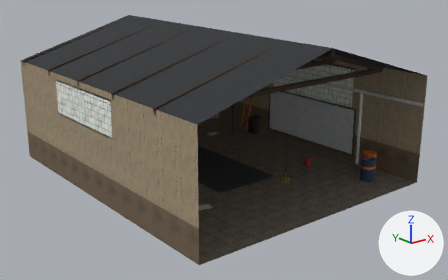
The glTF model out/env/garage.glb as it was, and as the next commit left it.
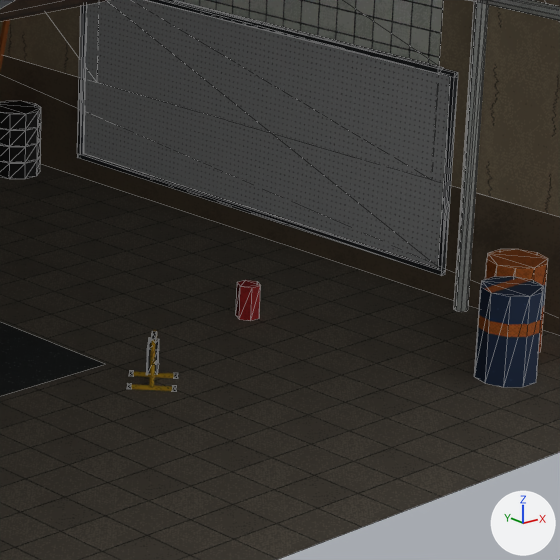
Each version appears first whole from a camera (50 mm lens) standing at (-15.38, -20.54, 9.18) and looking at (0.1, -1.2, 1.44), and next in a close-up on the part from 56% to 85% of the width and 33% to 79% of the height. The axes (+X, +Y, +Z) are drawn at lower right. The lights are the same throughout. The last two pictures show the newer version. The close-ups show mesh edges as thin lines. Vertices at exactly the same position are counted once.

In view in the first close-up: 'EMIT_window', 'barrel_b', 'barrel_o', 'beam', 'bucket', 'epoxy', 'floor', 'pegwhite', 'plaster', 'plaster_low', 'rubber', 'steel' and 4 more.
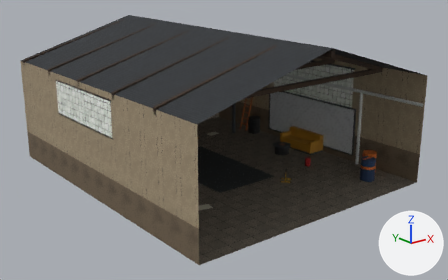
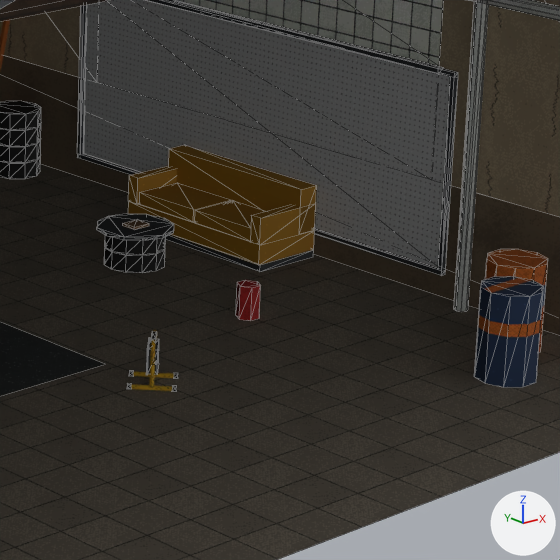
Changed parts and their boxes (x1, y1, x2, y2) in the close-ups (560 x 560 px):
'leather', added (brown)
    after: (128, 145, 317, 265)
'cardboard', reshaped (not visible before)
    after: (122, 219, 149, 230)
part 2 of me_rubber, added
    after: (104, 247, 165, 273)
part 3 of me_rubber, added
    after: (105, 235, 166, 255)
part 4 of me_steel, added
    after: (166, 235, 313, 272)
part 5 of me_steel, added
    after: (97, 214, 174, 240)

Edits to the bpy script that builds the scene:
```text
Add img_leather:
    img_leather = load_image('leather', '_unpacked/leather', 64, 64, 'sRGB')
Add mat_leather:
    mat_leather = principled_material('leather')
    mat_leather.texture = img_leather
    mat_leather.roughness = 0.9
Change me_cardboard:
    used by ob_cardboard; location = (0.0, 0.0, 0.0)
    remove me_cardboard.from_pydata(...)  # 8 vertices, 12 faces; spans x 1.0..2.0, y 4.8..5.6, z 2.7..3.2
    add me_cardboard.from_pydata(...)  # 16 vertices, 24 faces; spans x 1.0..3.85, y -1.0..5.6, z 0.44..3.2
    me_cardboard part 1: a new loose piece, a box spanning x 3.63..3.85, y -1.0..-0.82, z 0.44..0.47, in mat_cardboard (picture img_cardboard)
Change me_rubber:
    used by ob_rubber; location = (0.0, 0.0, 0.0)
    remove me_rubber.from_pydata(...)  # 168 vertices, 276 faces; spans x 1.15..5.3, y -3.85..3.93, z 0.0..1.89
    add me_rubber.from_pydata(...)  # 216 vertices, 364 faces; spans x 1.15..5.3, y -3.85..3.93, z 0.0..1.89
    me_rubber part 2: a new loose piece, a 12-sided cylinder along z spanning x 3.42..4.08, y -1.23..-0.57, z 0.02..0.21, in mat_rubber (picture img_rubber)
    me_rubber part 3: a new loose piece, a 12-sided cylinder along z spanning x 3.42..4.08, y -1.23..-0.57, z 0.22..0.41, in mat_rubber (picture img_rubber)
Change me_steel:
    used by ob_steel; location = (0.0, 0.0, 0.0)
    remove me_steel.from_pydata(...)  # 606 vertices, 924 faces; spans x -5.5..5.5, y -5.64..6.0, z -0.01..5.8
    add me_steel.from_pydata(...)  # 638 vertices, 980 faces; spans x -5.5..5.5, y -5.64..6.0, z -0.01..5.8
    me_steel part 4: a new loose piece, a box spanning x 4.62..5.44, y -1.9..0.1, z 0.0..0.08, in mat_steel (picture img_steel)
    me_steel part 5: a new loose piece, a 12-sided cylinder along z spanning x 3.33..4.17, y -1.32..-0.48, z 0.41..0.44, in mat_steel (picture img_steel)
Add me_leather:
    me_leather.from_pydata(...)  # 42 vertices, 72 faces; spans x 4.6..5.44, y -1.9..0.1, z 0.08..0.8
    me_leather.materials.append(mat_leather)  # picture img_leather
Add ob_leather:
    ob_leather = bpy.data.objects.new('leather', me_leather)
    ob_leather.location = (0.0, 0.0, 0.0)
```
